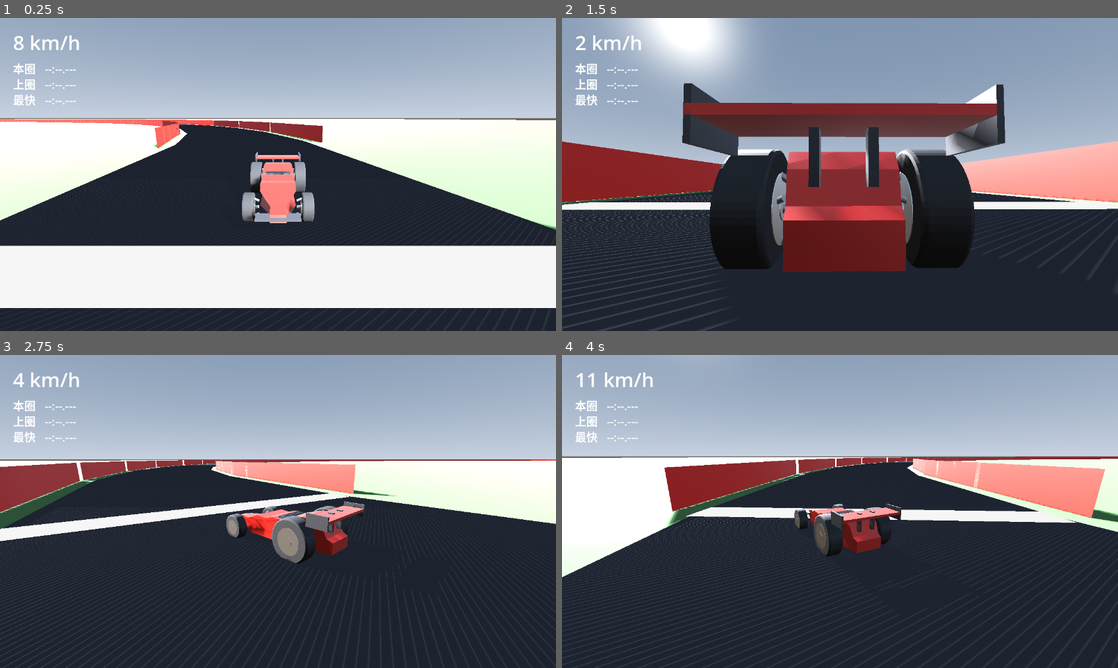
Above: before the commit, frames 1-4 (two rows, left to right).
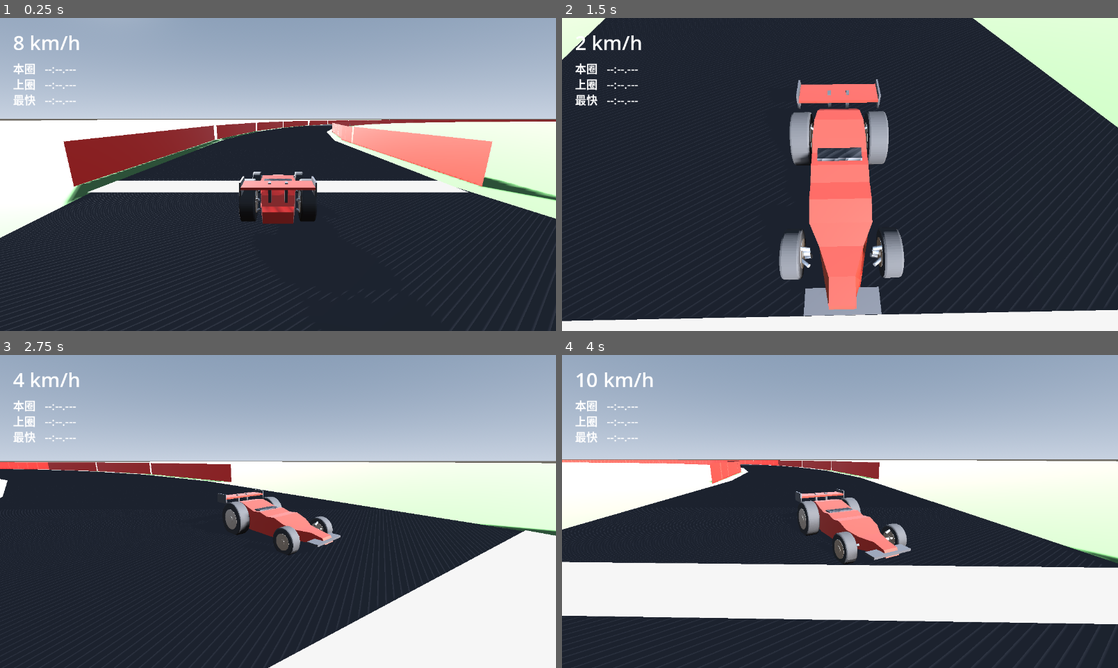
Above: after the commit, the same moments.

Repository: QieRong/godot-racer
Game: Godot game, scene res://scenes/main.tscn
Same seed, same stepped clock (60 frames per second), same inputs: the game is played once before the commit and once after it.
Inputs (mouse positions are in pixels of both pictures, inside the frame that each line leads up to):
- Up to frame 1 (0.25 s): no input
- Up to frame 2 (1.5 s): move the mouse to (962, 158) at 0.52 s; hold D (steer_right) 0.53-1.28 s; hold Right mouse button (camera_orbit) 0.53-1.28 s; move the mouse to (728, 190) at 1.27 s; hold S (brake_reverse) from 1.28 s (still down); right-click (728, 190) at 1.35 s
- Up to frame 3 (2.75 s): move the mouse to (333, 442) at 2.02 s; release S (brake_reverse) at 2.03 s; hold D (steer_right) from 2.03 s (still down); hold Right mouse button (camera_orbit) from 2.03 s (still down)
- Up to frame 4 (4 s): move the mouse to (812, 574) at 2.77 s; release D (steer_right) at 2.78 s; release Right mouse button (camera_orbit) at 2.78 s; hold W (accelerate) 2.78-3.53 s; right-click (812, 574) at 2.85 s; move the mouse to (1006, 558) at 3.52 s; hold A (steer_left) from 3.53 s (still down); hold Right mouse button (camera_orbit) from 3.53 s (still down)

The runs differ from the first frame. In frame 1, 35% of the frame differs, in the area x 0-100%, y 32-100%; in frame 2, 70%, in the area x 0-100%, y 0-100%; in frame 3, 25%; in frame 4, 36%.

Commit message:
修复三个影响手感的根因：镜头朝向、侧翻、翻车后被扔回起点
起因：代码注释里对"车头朝哪"前后有四种互相矛盾的说法，相机因此挂错了边。

1) 镜头挂在车头前面（chase_camera.gd）
   车头在车体本地 -Z，三条独立证据：
     - race_car.tscn 的 WheelFront* 在 z=-1.05、WheelRear* 在 z=+1.05
     - race_car.glb 的 Nose_Wing 在模型 x=-1.66、Wing_Main 在 x=+1.68
     - CarModel 的 90° 旋转把模型 -X 映射到车体 -Z
   而 offset 是 (0, 2.2, -6.0)，等于把摄像机放在车鼻子前面回头看车。
   改为 +6.0，并订正了那段断言"车头朝 +Z"的注释。
   验证：[相机] 初始位置 (320.67, 2.75, -8.52)，车在 (320.2, 0.55, -2.54)，
   相机落在车体 +Z 侧；同一帧自检报"车头方向 = (0, 0, +0.997)"，两者自洽。

2) 按住转向几秒必侧翻（vehicle.gd）
   race_car.tscn 没设质心，Godot 默认按碰撞盒 AUTO 算出约 y=0.55，
   而轮距只有 ±0.68 —— 侧倾力矩一超过轮距就翻。
   新增可调参数 center_of_mass_height（默认 0.2），在 _ready 里以
   CENTER_OF_MASS_MODE_CUSTOM 应用。

3) 翻车被扔回起点，且复位后车是倒着的（vehicle.gd）
   原先 flipped 就调 reset_to_checkpoint() 瞬移，而在起跑区"最近的检查点"
   正是起终点线，表现成"翻个车就回起点"。
   现在：翻车 -> 新增 recover_upright() 原地扶正（保留位置与朝向、清零速度）；
         真正卡住 -> 才退回最近检查点。
   另外 reset_to_checkpoint() 修了一个朝向 bug：检查点门是本地 +Z 朝赛道前进
   方向（track_generator 的 Basis(Vector3.UP, atan2(fwd.x, fwd.z))），而车头在
   本地 -Z，直接照抄门的朝向会让车倒着落在赛道上，已改为 +PI。

验证：godot --headless --path <工程> --quit 加载正常，无 SCRIPT ERROR，
起跑位置自检与车轮数自检仍全部通过。
README「已知的坑」新增第 7、8 条，把朝向与质心这两个坑固化下来。

Diff:
--- a/godot-racer/scripts/chase_camera.gd
+++ b/godot-racer/scripts/chase_camera.gd
@@ -5,9 +5,14 @@
 ## 在检查器里把 target 指向你的 VehicleBody3D。
 
 @export var target: Node3D
-## 相对车身的偏移。本车实测：车头朝 +Z，引擎推力也朝 +Z，
-## 所以摄像机要放在 -Z 侧才是"跟在车尾后方"。
-@export var offset := Vector3(0.0, 2.2, -6.0)
+## 相对车身的偏移。**车头在车体本地 -Z 侧**，三条独立证据：
+##   1) race_car.tscn：WheelFront* 在 z=-1.05，WheelRear* 在 z=+1.05
+##   2) race_car.glb：Nose_Wing 在模型 x=-1.66，Wing_Main 在 x=+1.68
+##   3) CarModel 的 90° 旋转把模型 -X 映射到车体 -Z
+## 所以摄像机要放在 **+Z** 侧才是"跟在车尾后方"。
+## 注意：这里原先是 -6.0，注释还断言"车头朝 +Z"——那是反的，
+## 结果镜头被挂在车鼻子前面回头看车，表现就是"镜头朝向和车头不一致"。
+@export var offset := Vector3(0.0, 2.2, 6.0)
 ## 注视点相对车身的偏移，抬高一点让车处于画面下方
 @export var look_at_offset := Vector3(0.0, 0.8, 0.0)
 ## 位置跟随速度：越小越"拖"，越大越跟脚
--- a/godot-racer/scripts/vehicle.gd
+++ b/godot-racer/scripts/vehicle.gd
@@ -55,6 +55,13 @@
 ## 车身偏离"上方向"超过此角度（度）视为翻车
 @export var flip_angle := 70.0
 
+@export_group("稳定性")
+## 质心高度（车体本地 y）。**必须手动压低**：
+## Godot 的 VehicleBody3D 默认按碰撞盒自动算质心，本车得到约 0.55 m，
+## 而轮距只有 ±0.68 m —— 侧倾力矩一超过轮距就翻车（实测：按住 A/D 几秒必翻）。
+## 0.2 大致在轮轴线略上方，既压住侧倾，又不至于像"贴地"那样失真。
+@export var center_of_mass_height := 0.2
+
 # ---------------------------------------------------------------- 内部状态
 var _steer := 0.0                 # 平滑后的转向角
 var _wheel_base := 2.1            # 轴距，_ready 里实测
@@ -80,11 +87,22 @@
 
 
 func _ready() -> void:
+	_apply_center_of_mass()
 	classify_wheels()
 	_measure_wheel_base()
 	_place_on_start_line()
 	if _engine_sound and _engine_sound.stream:
 		_engine_sound.play()
+
+
+## 手动压低质心。
+## Godot 的 VehicleBody3D 默认 center_of_mass_mode = AUTO，会按碰撞盒算出
+## 约 y=0.55 的质心；而本车轮距只有 ±0.68，侧倾力矩一超过轮距就侧翻
+## （实测：按住 A/D 几秒必翻）。这是三个手感问题里最根本的一个。
+func _apply_center_of_mass() -> void:
+	center_of_mass_mode = RigidBody3D.CENTER_OF_MASS_MODE_CUSTOM
+	center_of_mass = Vector3(0.0, center_of_mass_height, 0.0)
+	print("[车辆] 质心已设为 y=%.2f（AUTO 默认约 0.55，会侧翻）" % center_of_mass_height)
 
 
 ## 把车停在起终点线**后面**。
@@ -266,11 +284,18 @@
 	else:
 		_stuck_time = 0.0
 
-	if flipped or _stuck_time >= recover_delay:
-		if global_position.y < 3.0:
-			print("[车辆] 触发自动脱困（翻车=%s，想动却停住 %.1fs）" % [flipped, _stuck_time])
-			reset_to_checkpoint()
-			_stuck_time = 0.0
+	if global_position.y >= 3.0:
+		return
+	# 翻车 -> 原地扶正（保留位置和朝向），不瞬移；
+	# 卡住 -> 才退回最近的检查点（这是"想动却动不了"，需要换位置）
+	if flipped:
+		print("[车辆] 翻车，原地扶正（保留位置与朝向）")
+		recover_upright()
+		_stuck_time = 0.0
+	elif _stuck_time >= recover_delay:
+		print("[车辆] 想动却停住 %.1fs，退回最近检查点" % _stuck_time)
+		reset_to_checkpoint()
+		_stuck_time = 0.0
 
 
 func _update_drive() -> void:
@@ -364,8 +389,28 @@
 			best = cp
 	if best == null:
 		return
-	# 复位到检查点上方一点，姿态对齐检查点朝向
+	# 复位到检查点上方一点，姿态对齐检查点朝向。
+	# 注意要 +PI：赛道的检查点门是让**本地 +Z** 朝赛道前进方向（见 track_generator
+	# 的 Basis(Vector3.UP, atan2(fwd.x, fwd.z))），而本车车头在**本地 -Z** ——
+	# 直接照抄门的朝向，车会倒着落在赛道上。
 	global_position = best.global_position + Vector3.UP * 0.8
-	global_transform.basis = Basis(Vector3.UP, best.global_rotation.y)
+	global_transform.basis = Basis(Vector3.UP, best.global_rotation.y + PI)
 	linear_velocity = Vector3.ZERO
 	angular_velocity = Vector3.ZERO
+
+
+## 原地扶正：把车身摆回水平、**保留当前位置**，清零速度。
+##
+## 为什么不瞬移到检查点：玩家在起跑区翻车时，"最近的检查点"就是起终点线，
+## 表现成"翻个车就被扔回起点"，非常打断手感。扶正只付出一点时间代价。
+func recover_upright() -> void:
+	# 车头在车体本地 -Z，把它投影到水平面，作为扶正后的朝向
+	var fwd := -global_transform.basis.z
+	fwd.y = 0.0
+	if fwd.length() < 0.01:
+		fwd = Vector3.FORWARD
+	# Basis.looking_at 生成的基：-Z 指向目标方向、+Y 朝上，正合本车约定
+	global_transform.basis = Basis.looking_at(fwd.normalized(), Vector3.UP)
+	global_position += Vector3.UP * 0.3    # 抬离地面一点，免得扶正瞬间卡进路面
+	linear_velocity = Vector3.ZERO
+	angular_velocity = Vector3.ZERO
Not shown, changed: README.md
